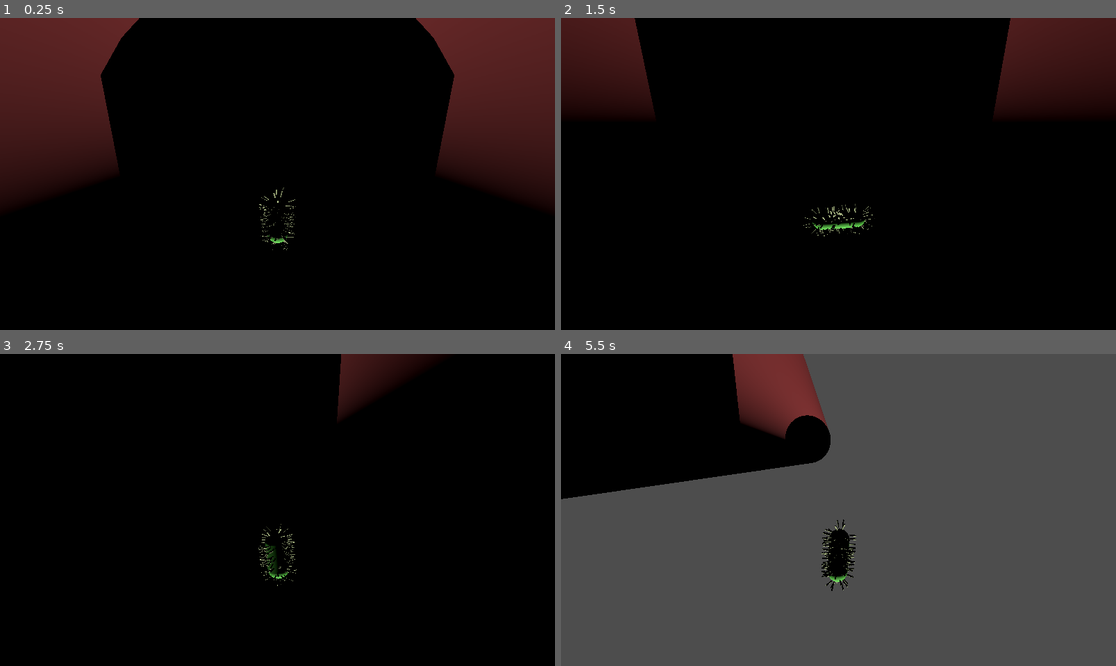
Above: before the commit, frames 1-4 (two rows, left to right).
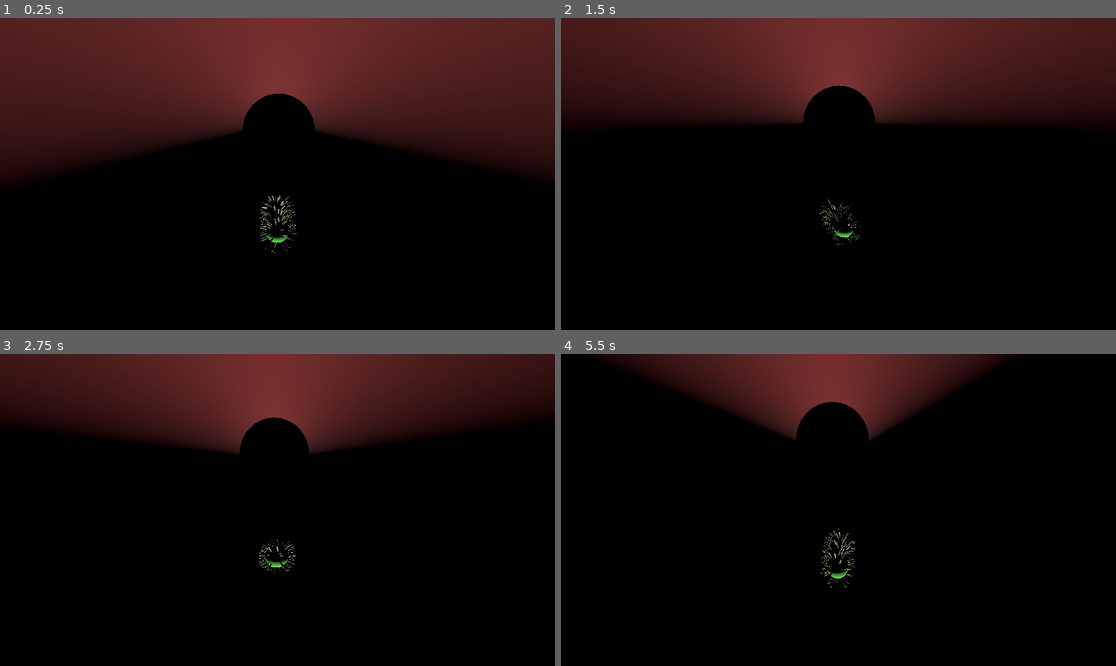
Above: after the commit, the same moments.

Repository: NR5P/bio-mission
Game: Godot game, scene res://main.tscn
Two runs of this game, one before a commit and one after it. Both use one fixed random seed, a clock stepped at 60 frames per second and the inputs below.
Inputs:
- Up to frame 1 (0.25 s): no input
- Up to frame 2 (1.5 s): hold D 0.53-1.28 s; hold Shift 0.53-1.28 s; tap Space at 0.77 s; hold S from 1.28 s (still down); tap Shift at 1.35 s
- Up to frame 3 (2.75 s): tap Space at 1.52 s; release S at 2.03 s; hold D from 2.03 s (still down); hold Shift from 2.03 s (still down)
- Up to frame 4 (5.5 s): release D at 2.78 s; release Shift at 2.78 s; hold W 2.78-3.53 s; tap Shift at 2.85, 4.35 s; tap Space at 3.02, 3.77, 4.52 s; hold Shift 3.53-4.28 s; hold A 3.53-5.03 s; hold S from 5.03 s (still down); hold Shift from 5.03 s (still down)

The runs differ from the first frame. In frame 1, 25% of the frame differs, in the area x 0-100%, y 0-76%; in frame 2, 21%; in frame 3, 26%; in frame 4, 84%, in the area x 0-100%, y 0-100%.

Commit message:
collision outside of vessel

Diff:
--- a/main.tscn
+++ b/main.tscn
@@ -1,10 +1,6 @@
-[gd_scene load_steps=6 format=3 uid="uid://wxlqxbmru55d"]
+[gd_scene load_steps=4 format=3 uid="uid://wxlqxbmru55d"]
 
 [ext_resource type="PackedScene" uid="uid://b3n1bfomtljtn" path="res://bacteria.tscn" id="1_ig7tw"]
-
-[sub_resource type="BoxShape3D" id="BoxShape3D_7dm0k"]
-
-[sub_resource type="BoxMesh" id="BoxMesh_ig7tw"]
 
 [sub_resource type="StandardMaterial3D" id="StandardMaterial3D_ig7tw"]
 cull_mode = 1
@@ -13,8 +9,8 @@
 
 [sub_resource type="CylinderMesh" id="CylinderMesh_0xm2m"]
 material = SubResource("StandardMaterial3D_ig7tw")
-top_radius = 12.0
-bottom_radius = 12.0
+top_radius = 20.0
+bottom_radius = 20.0
 height = 200.0
 radial_segments = 32
 rings = 1
@@ -28,18 +24,24 @@
 [node name="Camera3D" type="Camera3D" parent="."]
 transform = Transform3D(1, 0, 0, 0, 0.8660254, 0.5, 0, -0.5, 0.8660254, 0, 10, 15)
 
-[node name="floor" type="StaticBody3D" parent="."]
-
-[node name="CollisionShape3D" type="CollisionShape3D" parent="floor"]
-transform = Transform3D(20, 0, 0, 0, 1, 0, 0, 0, 20, 0, 0, 0)
-shape = SubResource("BoxShape3D_7dm0k")
-
-[node name="MeshInstance3D" type="MeshInstance3D" parent="floor"]
-transform = Transform3D(20, 0, 0, 0, 1, 0, 0, 0, 20, 0, 0, 0)
-mesh = SubResource("BoxMesh_ig7tw")
-
 [node name="Bacteria" parent="." instance=ExtResource("1_ig7tw")]
-transform = Transform3D(0.92488486, -0.38024727, 0, 0.38024727, 0.92488486, 0, 0, 0, 1, 0, 5, 0)
+transform = Transform3D(0.92488486, -0.38024727, 0, 0.14779212, 0.35947844, 0.92137545, -0.3503505, -0.8521662, 0.38867372, -0.6902218, 6.7926865, -0.7566331)
 
 [node name="VesselVisual" type="MeshInstance3D" parent="."]
+transform = Transform3D(1, 0, 0, 0, 1, 0, 0, 0, 1, 0.0030879974, 0.034828186, 9.5215194e-07)
 mesh = SubResource("CylinderMesh_0xm2m")
+
+[node name="VesselCSG" type="CSGCombiner3D" parent="."]
+use_collision = true
+
+[node name="outer" type="CSGCylinder3D" parent="VesselCSG"]
+flip_faces = true
+radius = 21.0
+height = 200.0
+sides = 32
+
+[node name="inner" type="CSGCylinder3D" parent="VesselCSG"]
+flip_faces = true
+radius = 20.0
+height = 199.0
+sides = 32
--- /dev/null
+++ b/vessel_walls.gd
@@ -0,0 +1,32 @@
+extends StaticBody3D
+
+@export var radius: float = 20.0          # should match VesselVisual radius (a bit smaller is ok)
+@export var length: float = 200.0         # should match VesselVisual height/length
+@export var segments: int = 20            # more = rounder wall
+
+@export var wall_thickness: float = 1.2   # thickness of wall colliders
+@export var wall_height: float = 6.0      # height of each segment around the ring (bigger = more coverage)
+
+func _ready() -> void:
+	build_walls()
+
+func build_walls() -> void:
+	# Clear old generated shapes
+	for c in get_children():
+		c.queue_free()
+
+	for i in range(segments):
+		var a: float = TAU * float(i) / float(segments)
+
+		var shape := BoxShape3D.new()
+		shape.size = Vector3(wall_thickness, wall_height, length)
+
+		var cs := CollisionShape3D.new()
+		cs.shape = shape
+		add_child(cs)
+
+		# Place each box around a circle in X/Y; tube runs along Z
+		cs.position = Vector3(cos(a) * radius, sin(a) * radius, 0.0)
+
+		# Rotate so the box is tangent to the ring
+		cs.rotation = Vector3(0.0, 0.0, a)
Not shown, added: vessel_walls.gd.uid
